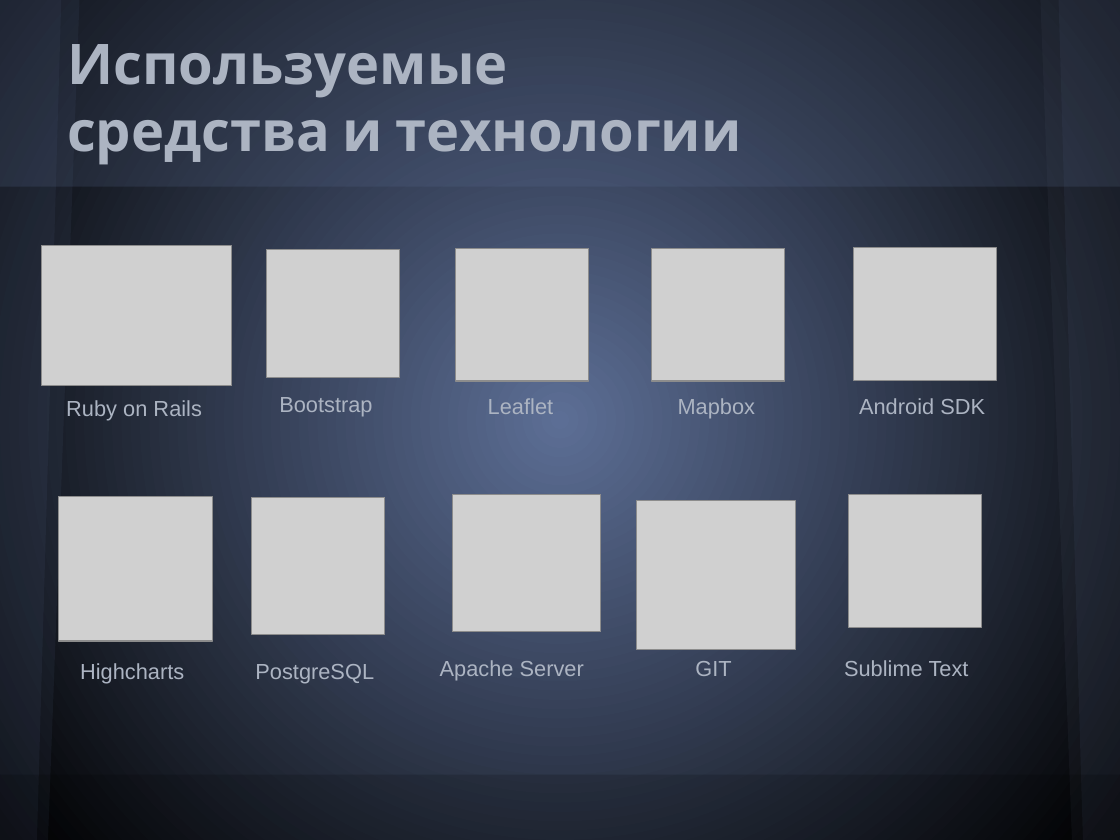
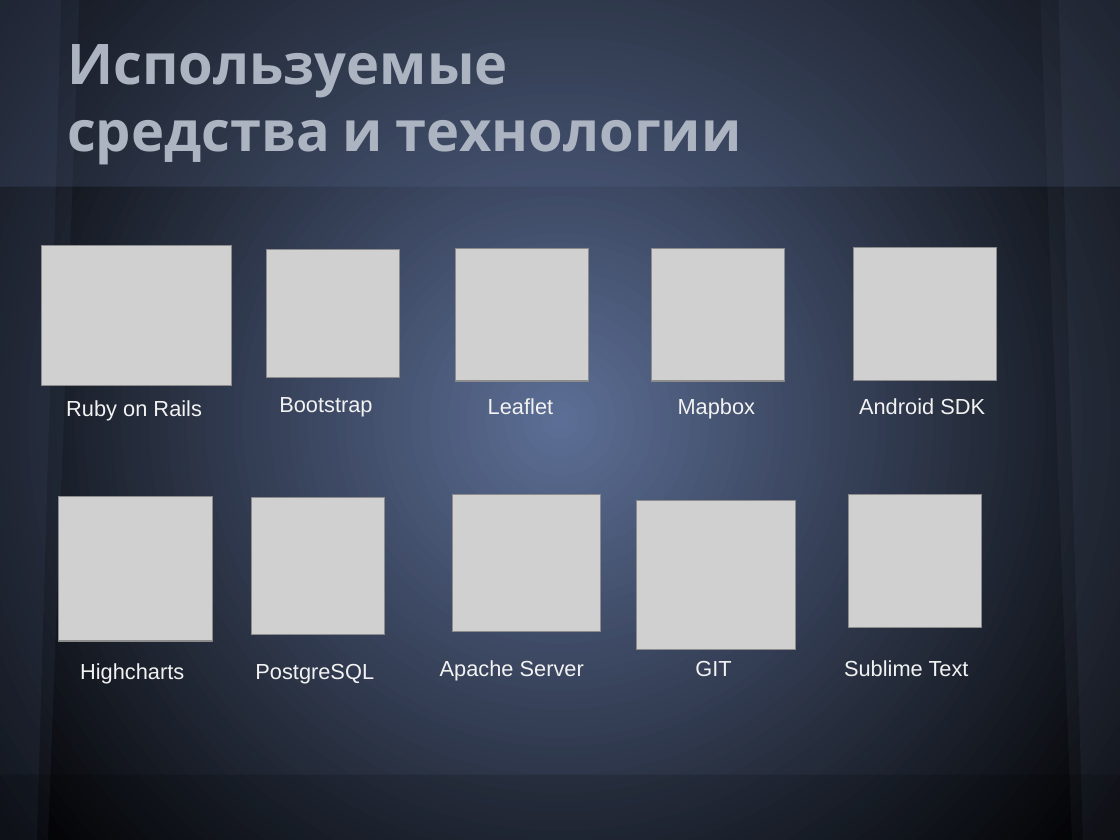
Before and after one commit to Melancholic/Coordinate-reports, a slide deck: slide 4 of Презентация.pptx (slide 9 before the commit). Drawn at 1120x840 pixels with LibreOffice and Linux fonts; fonts in the diff are those of the drawing; grey boxes stand for pictures. Boxes give left, top, right and bottom in pixels: in the first picture for what was removed or moved away, otherwise in the second. Text is boxed around its words. In the diff, an @@ line names an element or a change of style, - is before the commit and + after.

```diff
--- a/Презентация.pptx
+++ b/Презентация.pptx
@@ text colour #ACB4C2 to #F2F2F2 in 10 elements at [66, 400, 201, 421], [279, 397, 372, 417], [488, 398, 553, 414], [678, 398, 756, 418], [859, 398, 985, 415], [255, 664, 374, 684], [844, 660, 969, 677], [440, 660, 584, 681], [80, 663, 184, 684], [695, 661, 731, 676] @@
```
Also in this commit, not shown: 7 other slides changed, 2 slides added, 3 other files.
